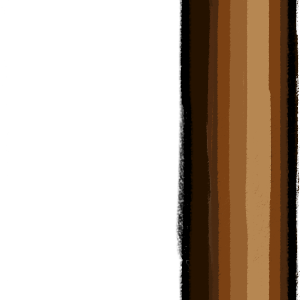
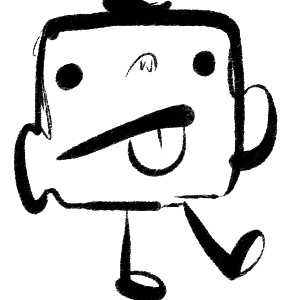
Two versions of the same layered image (300 × 300). Layer-by-layer changes:
hid group "pipe-1" (8 layers) over [14, 0, 300, 300]
showed "Calque de dessin 10" over [14, 0, 300, 300]
